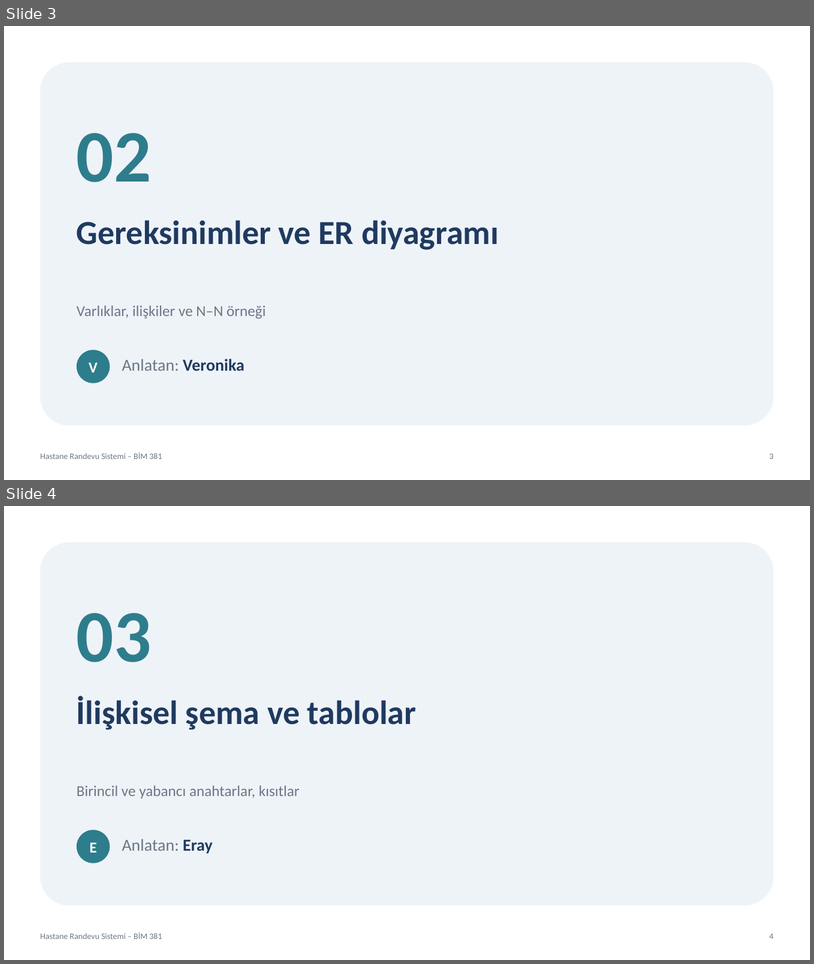
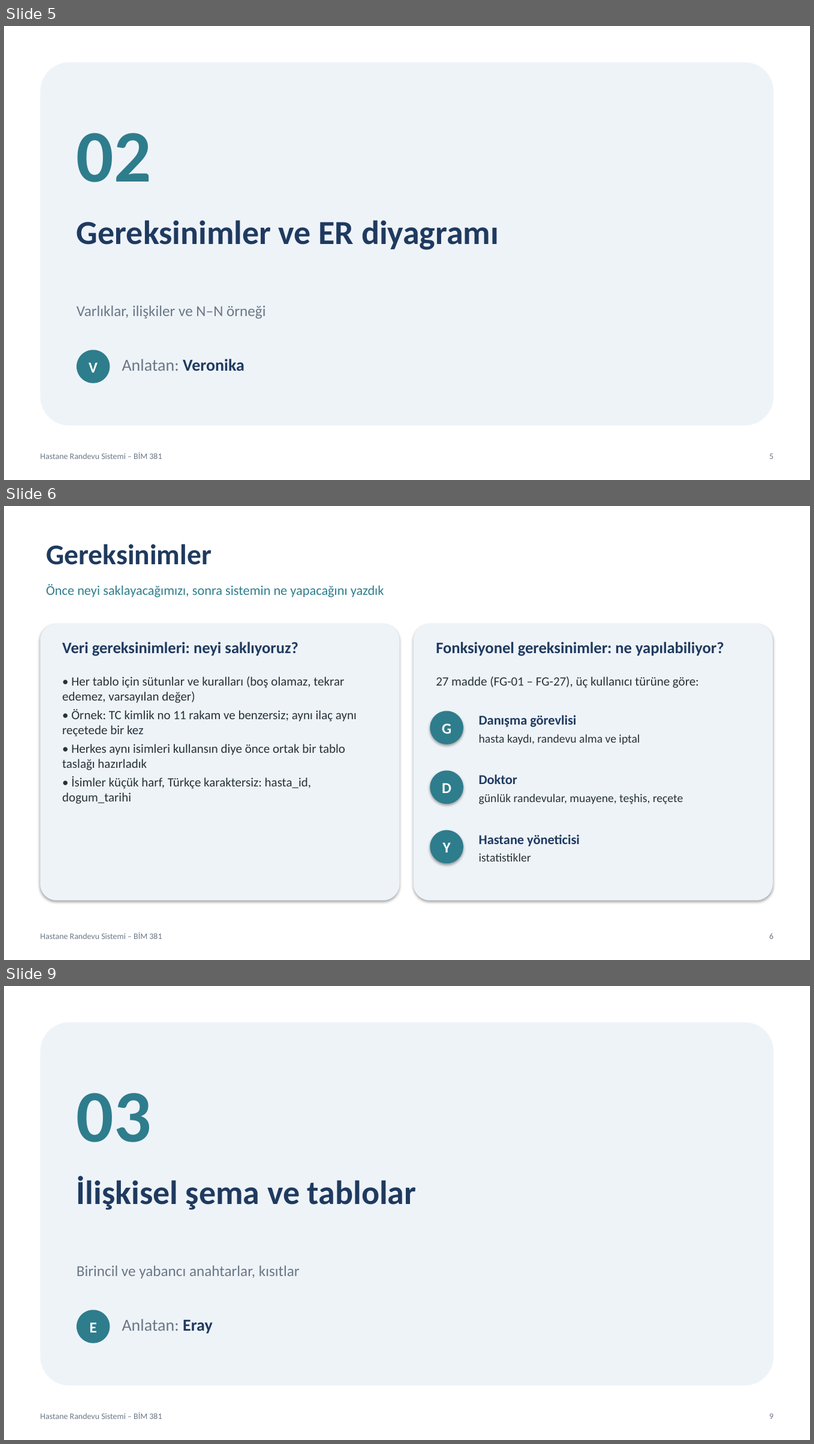
Before and after one commit to vliashenko6/hastane-randevu-sistemi, a slide deck: sunum/hastane_randevu_sunumu.pptx. Shown one above the other, each under a label of ours: slides 3 and 4 before the commit, slides 5, 6 and 9 after it; the slides between them are not shown. The pictures are 814x964 and 814x1444 pixels, drawn with LibreOffice and Linux fonts; fonts in the diff are those of the drawing. Boxes give left, top, right and bottom in pixels: in the first picture for what was removed or moved away, otherwise in the second. Text is boxed around its words. In the diff, an @@ line names an element or a change of style, - is before the commit and + after.

```diff
--- a/sunum/hastane_randevu_sunumu.pptx
+++ b/sunum/hastane_randevu_sunumu.pptx
@@ slide 6 added at <box>4,506,810,960</box>, background #FFFFFF; not listed: 2 template elements that a slide beside it also shows @@
@@ text added at <box>46,544,212,565</box>, 34 pt, text #1F3A5F, bold @@
+Gereksinimler
@@ text added at <box>46,584,384,597</box>, 16 pt, text #2E7D8C @@
+Önce neyi saklayacağımızı, sonra sistemin ne yapacağını yazdık
@@ rounded rectangle added at <box>40,624,399,900</box>, fill #EEF3F8 @@
@@ rounded rectangle added at <box>414,624,773,900</box>, fill #EEF3F8 @@
@@ text added at <box>62,642,299,656</box>, 19 pt, text #1F3A5F, bold @@
+Veri gereksinimleri: neyi saklıyoruz?
@@ text added at <box>436,642,725,656</box>, 19 pt, text #1F3A5F, bold @@
+Fonksiyonel gereksinimler: ne yapılabiliyor?
@@ text added at <box>62,676,357,804</box>, 15 pt, text #263238 @@
+• Her tablo için sütunlar ve kuralları (boş olamaz, tekrar edemez, varsayılan değer)
+• Örnek: TC kimlik no 11 rakam ve benzersiz; aynı ilaç aynı reçetede bir kez
+• Herkes aynı isimleri kullansın diye önce ortak bir tablo taslağı hazırladık
+• İsimler küçük harf, Türkçe karaktersiz: hasta_id, dogum_tarihi
@@ text added at <box>436,676,699,688</box>, 15 pt, text #263238 @@
+27 madde (FG-01 – FG-27), üç kullanıcı türüne göre:
@@ ellipse added at <box>431,711,464,744</box>, fill #2E7D8C, 18 pt, text #FFFFFF, bold @@
+G
@@ text added at <box>479,715,640,744</box>, 14 pt, text #263238 @@
+Danışma görevlisi
+hasta kaydı, randevu alma ve iptal
@@ ellipse added at <box>431,771,464,804</box>, fill #2E7D8C, 18 pt, text #FFFFFF, bold @@
+D
@@ text added at <box>479,774,683,804</box>, 14 pt, text #263238 @@
+Doktor
+günlük randevular, muayene, teşhis, reçete
@@ ellipse added at <box>431,829,464,863</box>, fill #2E7D8C, 18 pt, text #FFFFFF, bold @@
+Y
@@ text added at <box>479,834,580,861</box>, 16 pt, text #1F3A5F, bold @@
+Hastane yöneticisi
+istatistikler
@@ what was slide 3 is now slide 5 @@
@@ page number at <box>770,453,774,459</box>: text changed @@
-3
+5
@@ what was slide 4 is now slide 9 @@
@@ page number at <box>770,1413,774,1419</box>: text changed @@
-4
+9
```
Also in this commit, not shown: 6 other slides added.
